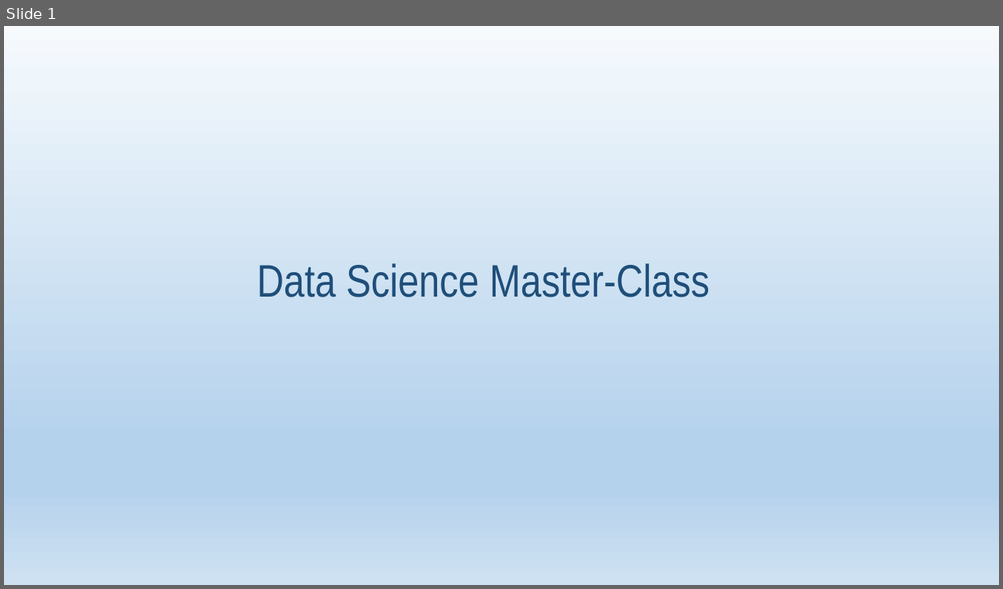
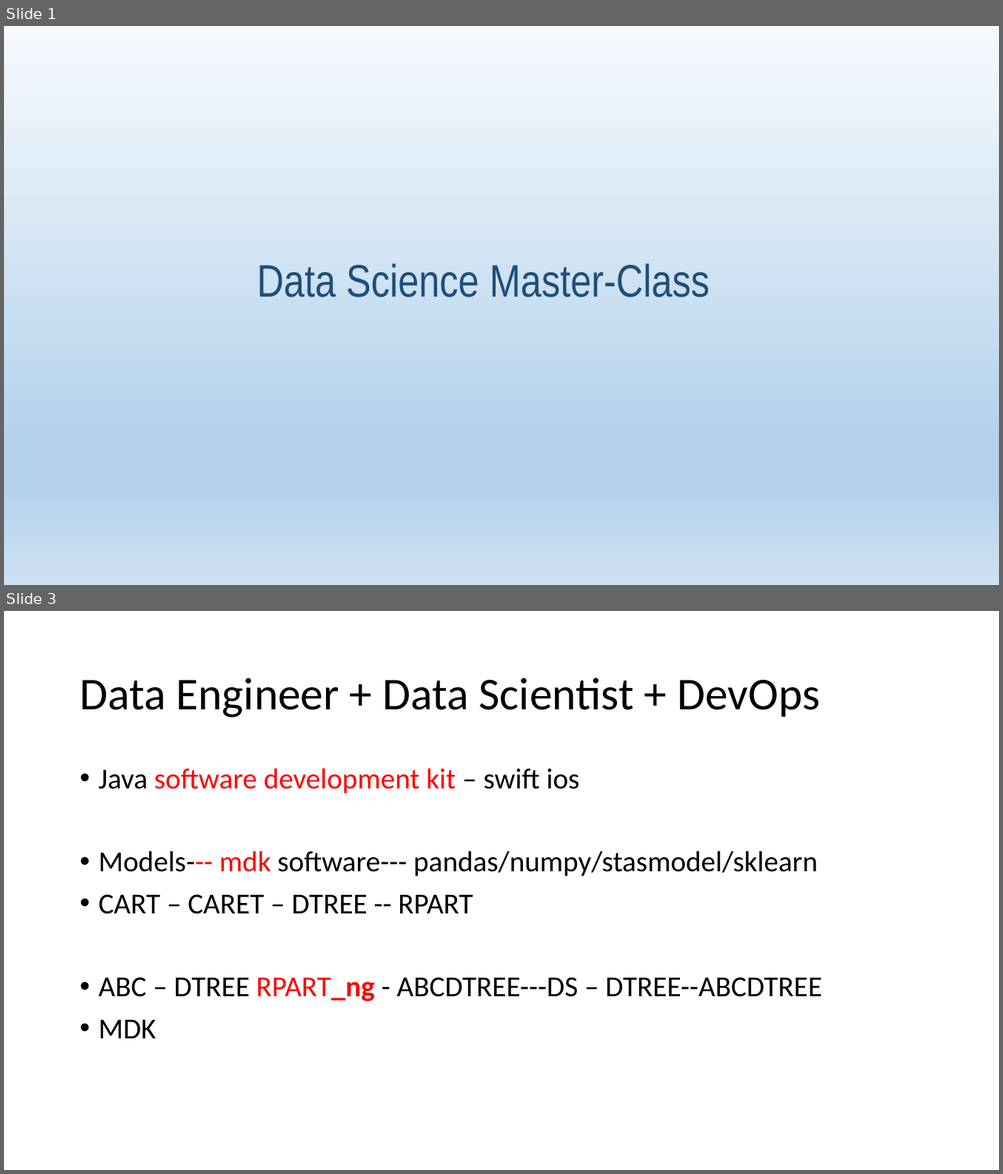
Before and after one commit to rktrojan/DataSciencePython, a slide deck: PPTs/ML.pptx. Shown one above the other, each under a label of ours: slide 1 before the commit, slides 1 and 3 after it; the slides between them are not shown. The pictures are 1003x589 and 1003x1174 pixels, drawn with LibreOffice and Linux fonts; fonts in the diff are those of the drawing. Boxes give left, top, right and bottom in pixels: in the first picture for what was removed or moved away, otherwise in the second. Text is boxed around its words. In the diff, an @@ line names an element or a change of style, - is before the commit and + after.

```diff
--- a/PPTs/ML.pptx
+++ b/PPTs/ML.pptx
@@ slide 3 added at bbox=[4, 611, 999, 1170], background #FFFFFF @@
@@ title added at bbox=[79, 678, 819, 718], 44 pt, text #000000 @@
+Data Engineer + Data Scientist + DevOps
@@ text added at bbox=[99, 768, 822, 1039], 28 pt, text #000000 @@
+• Java software development kit – swift ios
+• Models--- mdk software--- pandas/numpy/stasmodel/sklearn
+• CART – CARET – DTREE -- RPART
+• ABC – DTREE RPART_ng - ABCDTREE---DS – DTREE--ABCDTREE
+• MDK
```
Also in this commit, not shown: 3 slides changed, 6 other slides added, 3 other files.
